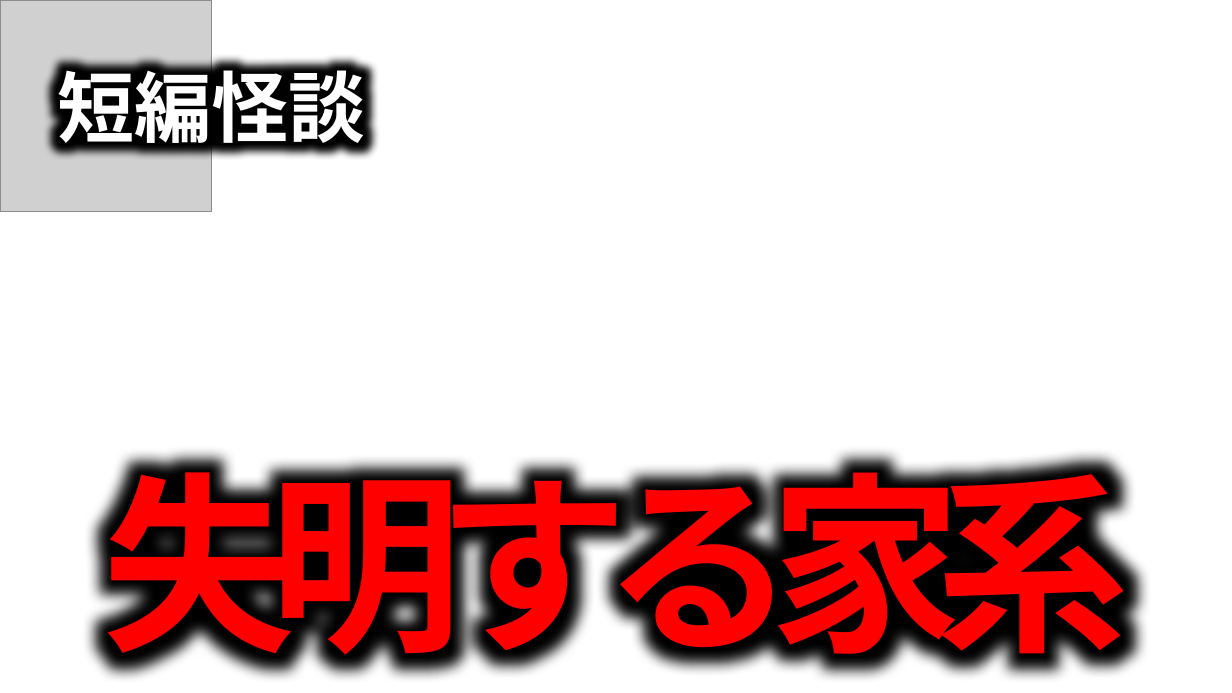
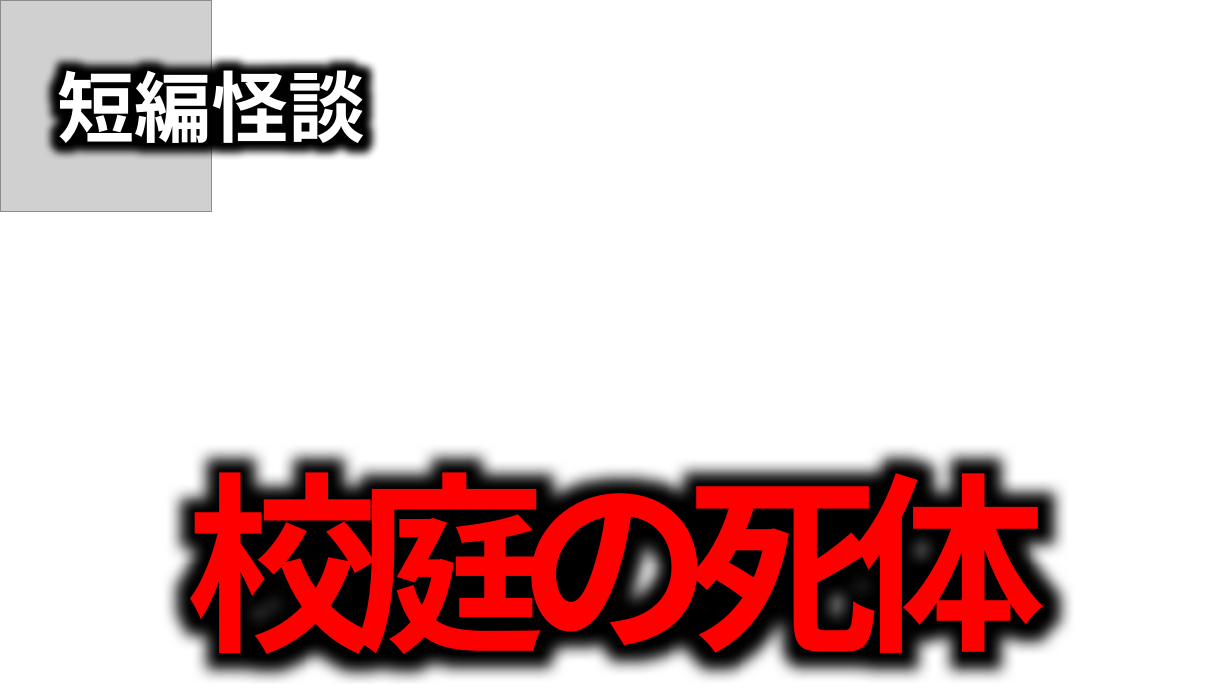
Before and after one commit to takeko333/ContentGenerator, a slide deck: slide 4 of bkup/Channels/ほたてまだこ/サムネイル_Horror.pptx (slide 1 before the commit). Drawn at 1232x693 pixels with LibreOffice and Linux fonts; fonts in the diff are those of the drawing; grey boxes stand for pictures; background and template pictures are left out. Boxes give left, top, right and bottom in pixels: in the first picture for what was removed or moved away, otherwise in the second. Text is boxed around its words. In the diff, an @@ line names an element or a change of style, - is before the commit and + after.

Commit message:
261002

```diff
--- a/bkup/Channels/ほたてまだこ/サムネイル_Horror.pptx
+++ b/bkup/Channels/ほたてまだこ/サムネイル_Horror.pptx
@@ text at [186,440,1046,683]: text changed @@
-失明する家系
+校庭の死体
```
Also in this commit, not shown: 1 other slide changed, 3 slides added.
